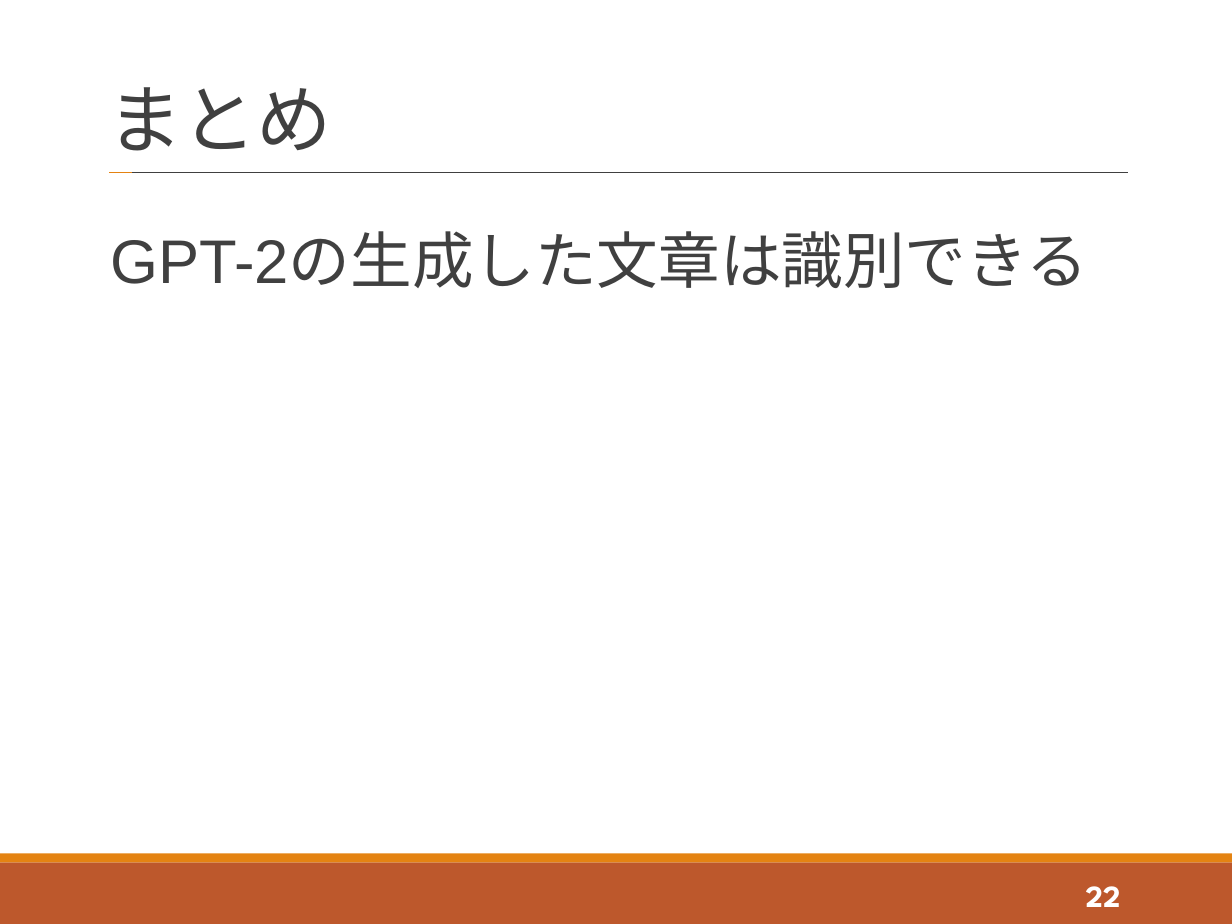
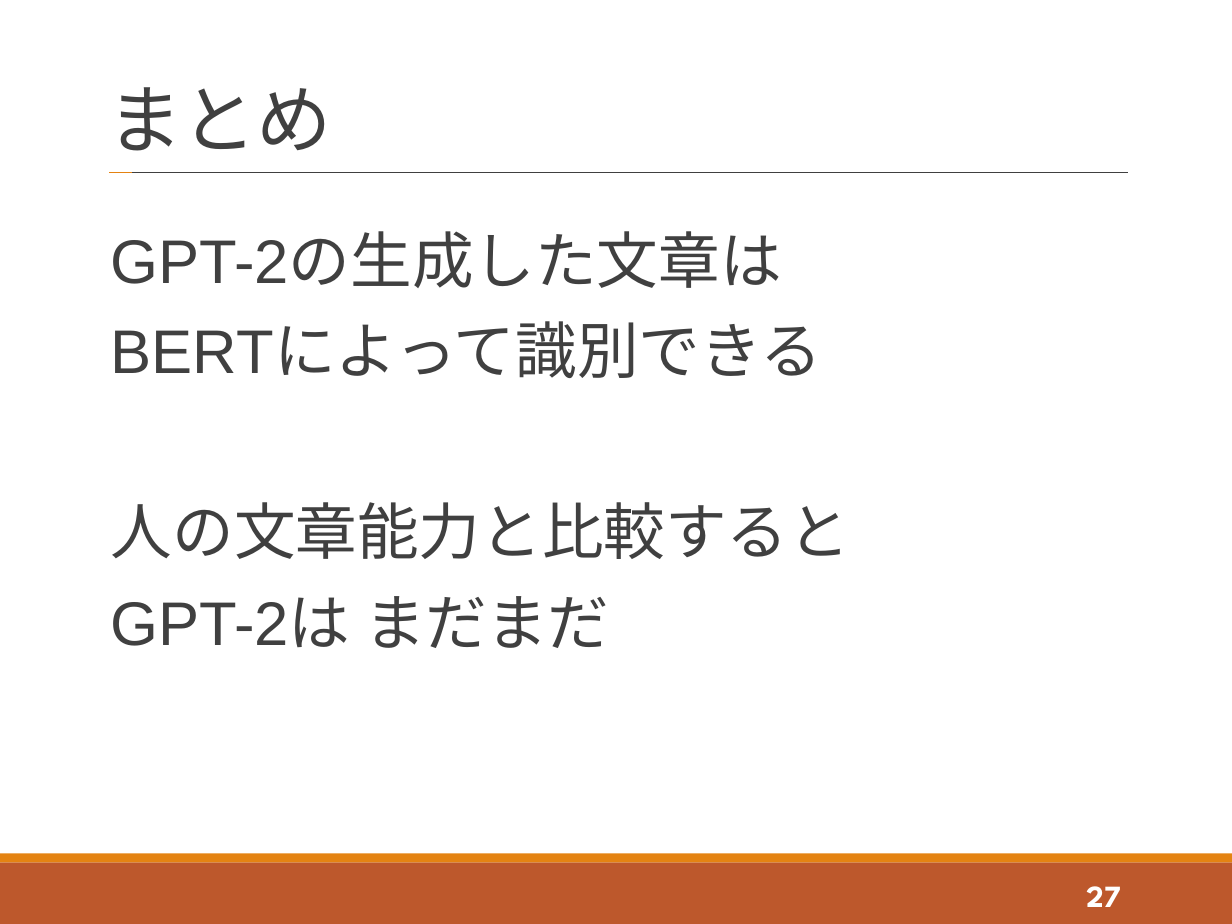
Before and after one commit to tatsuya-sugiyama/WeeklyReport, a slide deck: slide 27 of report/2021_t_1st/2021_1st_sugiyama.pptx (slide 22 before the commit). Drawn at 1232x924 pixels with LibreOffice and Linux fonts; fonts in the diff are those of the drawing. Boxes give left, top, right and bottom in pixels: in the first picture for what was removed or moved away, otherwise in the second. Text is boxed around its words. In the diff, an @@ line names an element or a change of style, - is before the commit and + after.

```diff
--- a/report/2021_t_1st/2021_1st_sugiyama.pptx
+++ b/report/2021_t_1st/2021_1st_sugiyama.pptx
@@ text at (111,233,850,648): text changed @@
-GPT-2の生成した文章は識別できる
+GPT-2の生成した文章は
+BERTによって識別できる
+人の文章能力と比較すると
+GPT-2は まだまだ
@@ page number at (1086,886,1120,907): text changed @@
-22
+27
```
Also in this commit, not shown: 8 other slides changed, 5 slides added.
